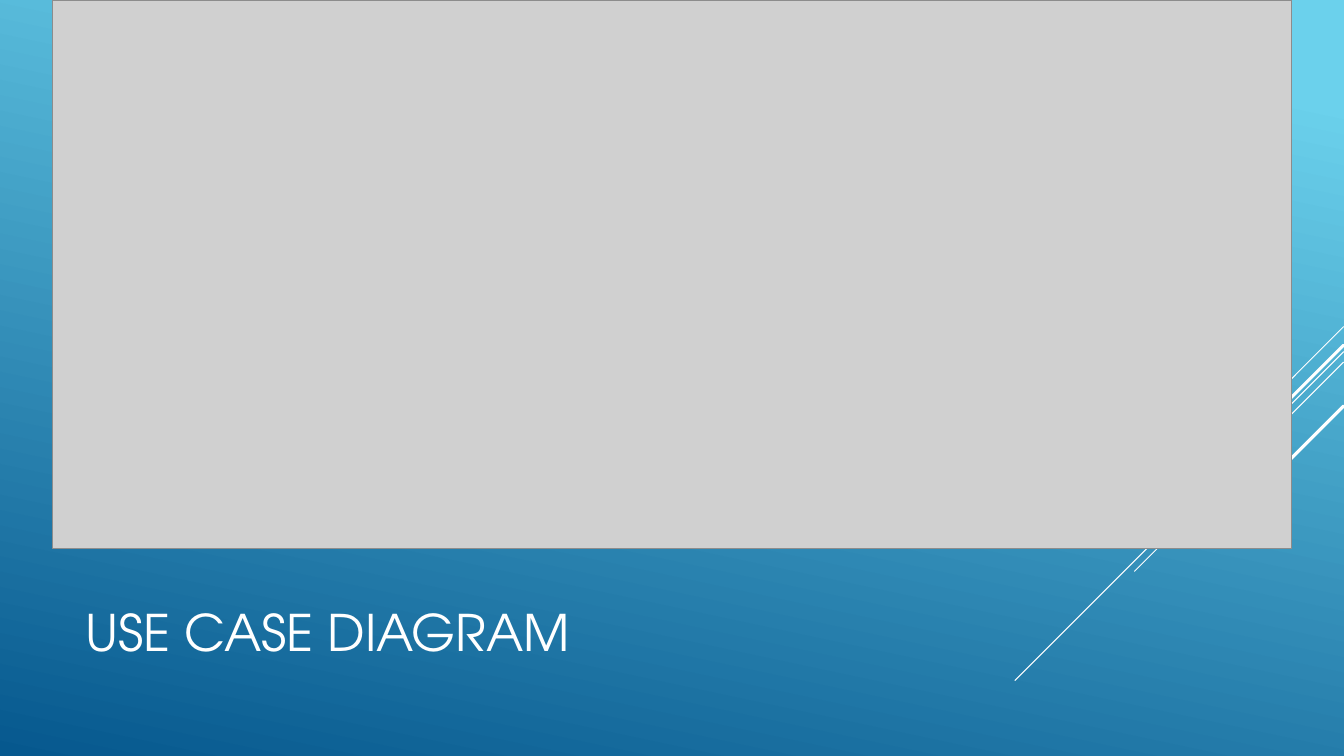
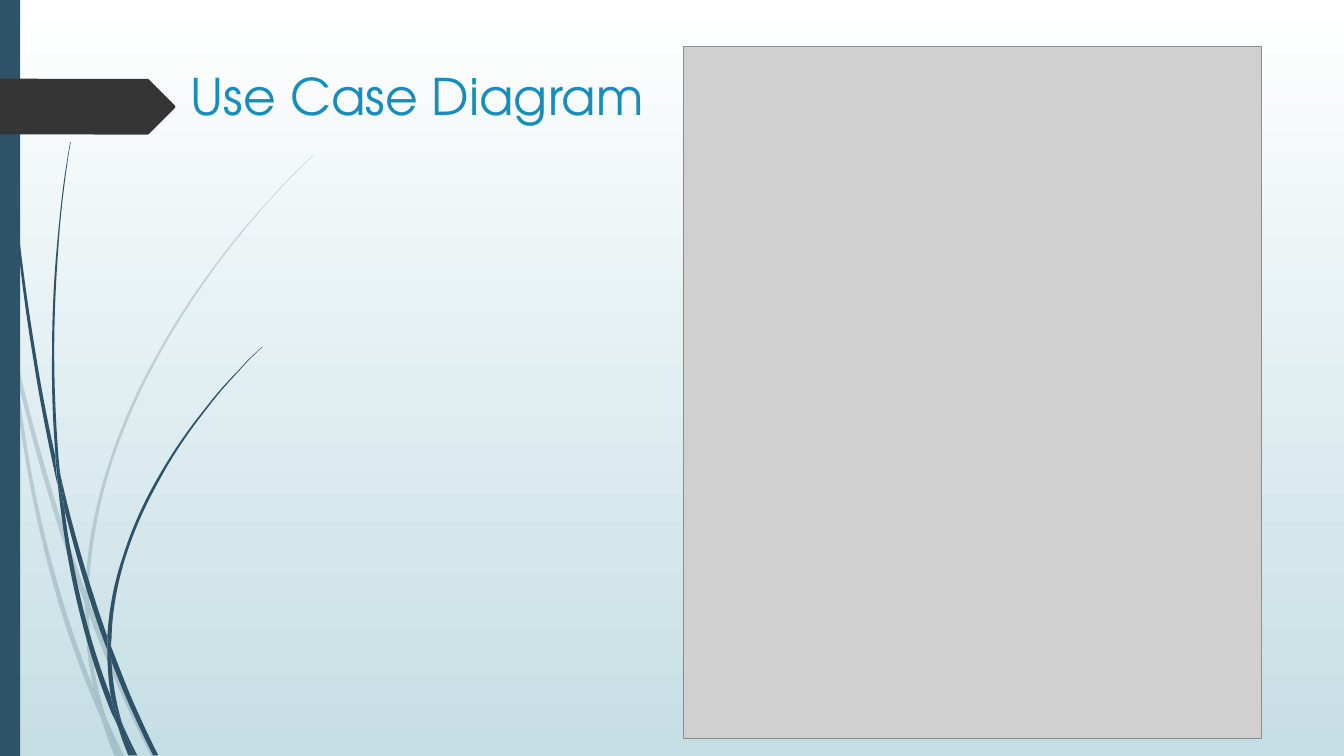
Before and after one commit to CHIHNITA-REDDY-B/SE-project, a slide deck: slide 8 of SE_ project.pptx (slide 7 before the commit). Drawn at 1344x756 pixels with LibreOffice and Linux fonts; fonts in the diff are those of the drawing; grey boxes stand for pictures. Boxes give left, top, right and bottom in pixels: in the first picture for what was removed or moved away, otherwise in the second. Text is boxed around its words. In the diff, an @@ line names an element or a change of style, - is before the commit and + after.

Commit message:
SE Project
Image To Text Convertor

```diff
--- a/SE_ project.pptx
+++ b/SE_ project.pptx
@@ background gradient #6ED2EB to #06588E to gradient #FFFFFF to #C5DEE5 @@
@@ rectangle added at [0,0,20,756], fill #2E5369 @@
@@ picture removed at [52,0,1292,548] @@
@@ title "Use Case Diagram" at [191,77,644,126]: vertical alignment middle to top @@
@@ picture added at [684,46,1262,738] @@
@@ freeform shape added at [0,79,175,134], fill #353535 @@
@@ title at [191,77,644,126]: text changed; text colour #FFFFFF to #178DBB @@
-USE CASE DIAGRAM
+Use Case Diagram
@@ group removed at [1015,327,1344,681]: 5 lines @@
@@ group added at [0,154,315,756]: 10 freeform shapes @@
@@ group added at [3,0,262,756]: 12 freeform shapes @@
```
Also in this commit, not shown: 13 other slides changed, 5 slides added.
